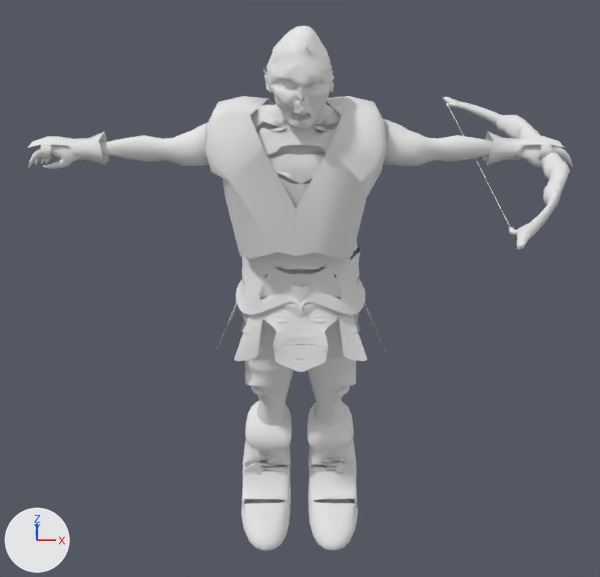
Renders of the Blender file blender/model_OrcArcher/model_OrcArcher.blend from each side of a commit.
The view is the same before and after, from a 50 mm lens placed at (-0.006, -2.033, 2.029), pointed at (-0.003, 0.052, 0.815). Arrows for +X, +Y and +Z are at lower left; the lights stay in place.

The scene before the commit, as lines of its bpy script (objects in view):
```python
ob_armor_body = bpy.data.objects.new('armor_body', me_plane_005)
ob_armor_body.location = (-0.013, 0.036, 1.349)
ob_armor_body.scale = (-0.222, 0.0773, 0.0773)
ob_armor_hands = bpy.data.objects.new('armor_hands', me_plane_006)
ob_armor_hands.location = (-0.013, 0.036, 1.264)
ob_armor_hands.scale = (-0.222, 0.0773, 0.0773)
ob_body = bpy.data.objects.new('body', me_object_1)
ob_body.location = (-0.001, -0.034, 1.216)
ob_body.rotation_euler = (1.571, 0.0, 0.0)  # degrees (90, 0, 0)
ob_body.scale = (-0.0773, 0.0773, 0.0773)
ob_boot_left = bpy.data.objects.new('boot_left', me_cube_006)
ob_boot_left.location = (-0.105, 0.04, 0.204)
ob_boot_left.scale = (-0.0586, 0.0715, 0.164)
ob_boot_right = bpy.data.objects.new('boot_right', me_cube_004)
ob_boot_right.location = (0.096, 0.04, 0.204)
ob_boot_right.scale = (0.0587, 0.0715, 0.164)
ob_bow = bpy.data.objects.new('bow', me_bow)
ob_bow.location = (0.458, -0.473, 1.218)
ob_bow.rotation_euler = (1.571, 1.571, 1.571)  # degrees (90, 90, 90)
ob_bow.scale = (0.411, 0.411, 0.411)
ob_clothes_pants = bpy.data.objects.new('clothes_pants', me_cube_001)
ob_clothes_pants.location = (0.084, 0.027, 0.691)
ob_clothes_pants.rotation_euler = (0.0, -0.0337, 0.0)  # degrees (0, -1.9, 0)
ob_clothes_pants.scale = (0.0812, 0.112, 0.224)
ob_clothes_shirt = bpy.data.objects.new('clothes_shirt', me_cube_002)
ob_clothes_shirt.location = (-0.001, 0.027, 0.985)
ob_clothes_shirt.scale = (0.191, 0.122, 0.347)
ob_clothes_skirt = bpy.data.objects.new('clothes_skirt', me_cube_003)
ob_clothes_skirt.location = (0.084, 0.027, 0.691)
ob_clothes_skirt.rotation_euler = (0.0, -0.0337, 0.0)  # degrees (0, -1.9, 0)
ob_clothes_skirt.scale = (0.0812, 0.112, 0.224)
```
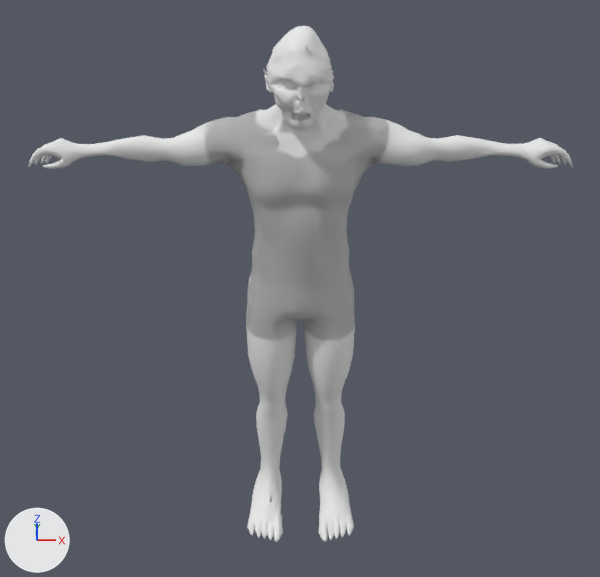
The change, as a list of edits to the scene's bpy script:
```text
Change ob_bow:
    add ob_bow.hide_viewport = True
Change ob_armor_hands:
    add ob_armor_hands.hide_viewport = True
Change ob_armor_body:
    add ob_armor_body.hide_viewport = True
Change ob_boot_left:
    add ob_boot_left.hide_viewport = True
Change ob_boot_right:
    add ob_boot_right.hide_viewport = True
Change ob_clothes_shirt:
    add ob_clothes_shirt.hide_viewport = True
Change ob_clothes_skirt:
    add ob_clothes_skirt.hide_viewport = True
Change ob_clothes_pants:
    add ob_clothes_pants.hide_viewport = True
```

Pixel boxes (x1, y1, x2, y2) of what changed, in the pictures (600 x 577 px):
'armor_body', hidden
    before: (206, 96, 386, 259)
'clothes_shirt', hidden
    before: (236, 105, 365, 315)
'boot_right', hidden
    before: (307, 401, 358, 551)
'boot_left', hidden
    before: (241, 400, 292, 551)
'clothes_pants', hidden
    before: (240, 284, 362, 406)
'clothes_skirt', hidden
    before: (216, 255, 385, 372)
'bow', hidden
    before: (443, 97, 570, 250)
'armor_hands', hidden
    before: (28, 131, 564, 165)
'body', unchanged, uncovered by the edit
    before: (28, 26, 573, 504)
    after: (28, 26, 573, 542)
